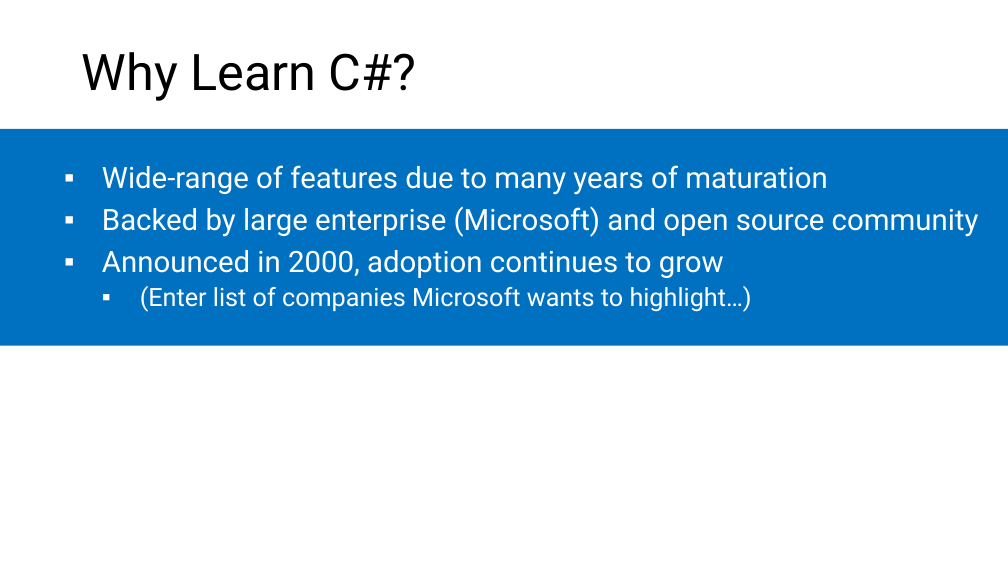
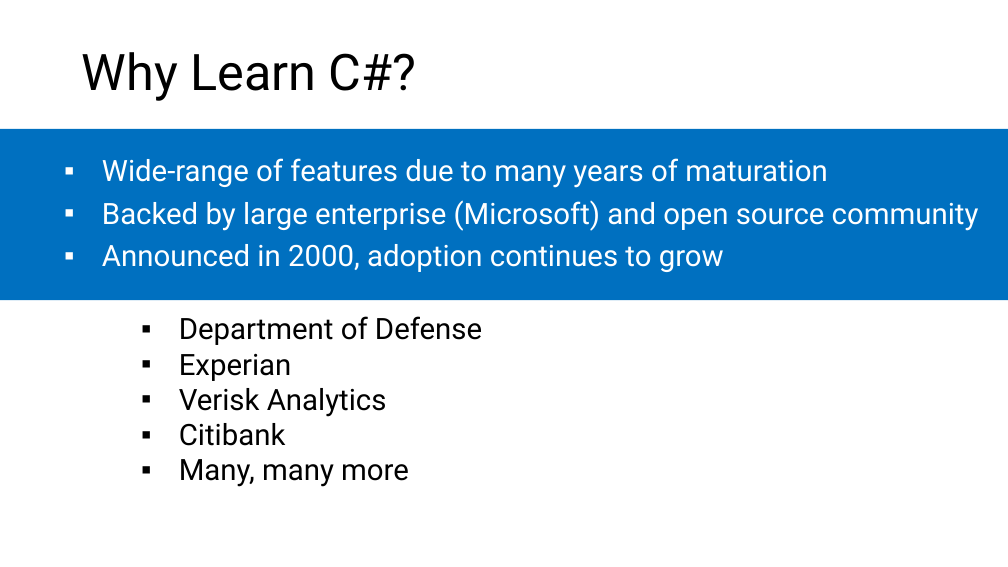
Before and after one commit to microsoft/AcademicContent, a slide deck: slide 5 of Instructor-Led/Module3/Lessons/Module3_Lesson3 C# Fundamentals.pptx. Drawn at 1008x567 pixels with LibreOffice and Linux fonts; fonts in the diff are those of the drawing. Boxes give left, top, right and bottom in pixels: in the first picture for what was removed or moved away, otherwise in the second. Text is boxed around its words. In the diff, an @@ line names an element or a change of style, - is before the commit and + after.

```diff
--- a/Instructor-Led/Module3/Lessons/Module3_Lesson3 C# Fundamentals.pptx
+++ b/Instructor-Led/Module3/Lessons/Module3_Lesson3 C# Fundamentals.pptx
@@ rectangle: place and size @@
-rectangle at [0, 129, 1008, 346]
+rectangle at [0, 129, 1008, 301]
@@ text at [140, 286, 752, 312]: paragraph removed @@
-  ▪ (Enter list of companies Microsoft wants to highlight…)
@@ text added at [179, 316, 482, 487], 28 pt, text #000000 @@
+  ▪ Department of Defense
+  ▪ Experian
+  ▪ Verisk Analytics
+  ▪ Citibank
+  ▪ Many, many more
```
Also in this commit, not shown: 3 other slides changed, 10 other files.
